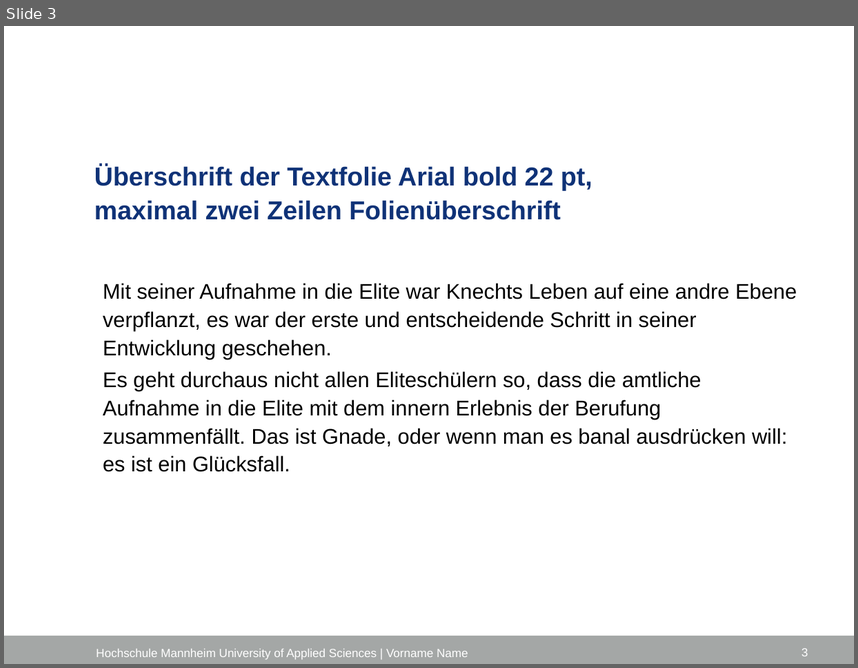
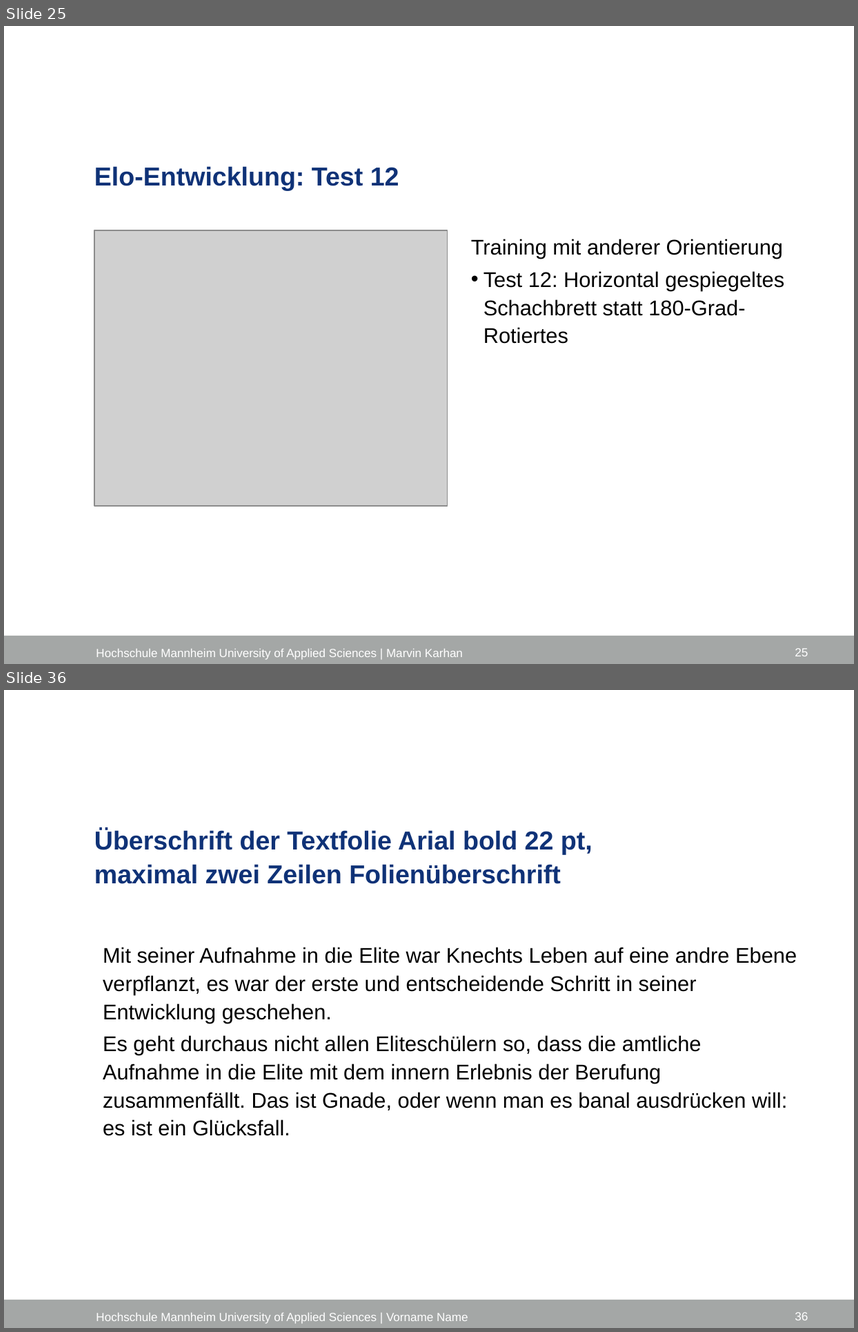
Before and after one commit to marvinkarhan/Bachelorarbeit, a slide deck: latex/Kolloquium/Kolloquium_Marvin_Karhan.pptx. Shown one above the other, each under a label of ours: slide 3 before the commit, slides 25 and 36 after it; the slides between them are not shown. The pictures are 858x668 and 858x1332 pixels, drawn with LibreOffice and Linux fonts; fonts in the diff are those of the drawing; grey boxes stand for pictures; background and template pictures are left out. Boxes give left, top, right and bottom in pixels: in the first picture for what was removed or moved away, otherwise in the second. Text is boxed around its words. In the diff, an @@ line names an element or a change of style, - is before the commit and + after.

```diff
--- a/latex/Kolloquium/Kolloquium_Marvin_Karhan.pptx
+++ b/latex/Kolloquium/Kolloquium_Marvin_Karhan.pptx
@@ slide 25 added at box(4, 26, 854, 664), background #FFFFFF; not listed: 1 template element that a slide beside it also shows @@
@@ title added at box(94, 166, 399, 190), 22 pt, text #0F3277, bold @@
+Elo-Entwicklung: Test 12
@@ picture added at box(94, 230, 447, 506) @@
@@ text added at box(471, 239, 784, 343), 18 pt, text #000000 @@
+  Training mit anderer Orientierung
+  • Test 12: Horizontal gespiegeltes Schachbrett statt 180-Grad-Rotiertes
@@ text added at box(96, 648, 463, 659), 10 pt, text #FFFFFF @@
+Hochschule Mannheim University of Applied Sciences | Marvin Karhan
@@ page number added at box(795, 648, 808, 656), 10 pt, text #FFFFFF @@
+25
@@ what was slide 3 is now slide 36 @@
@@ page number at box(795, 1312, 808, 1320): text changed @@
-3
+36
```
Also in this commit, not shown: 2 slides changed, 31 other slides added, 16 other files.
